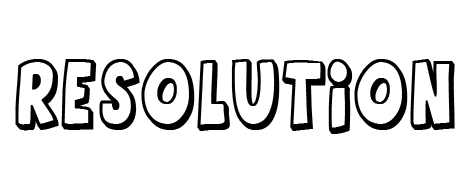
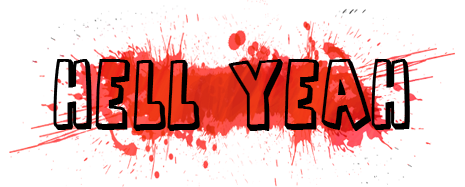
Comparing the layer stacks of the two w=465, h=187 images. Changes:
added layer "Hell yeah" above "Back" over [53, 59, 410, 131]
renamed "Resolution" to "Back", hid it, painted on it over [15, 58, 455, 134]
showed group "PRess" (2 layers) over [9, 0, 455, 187]
